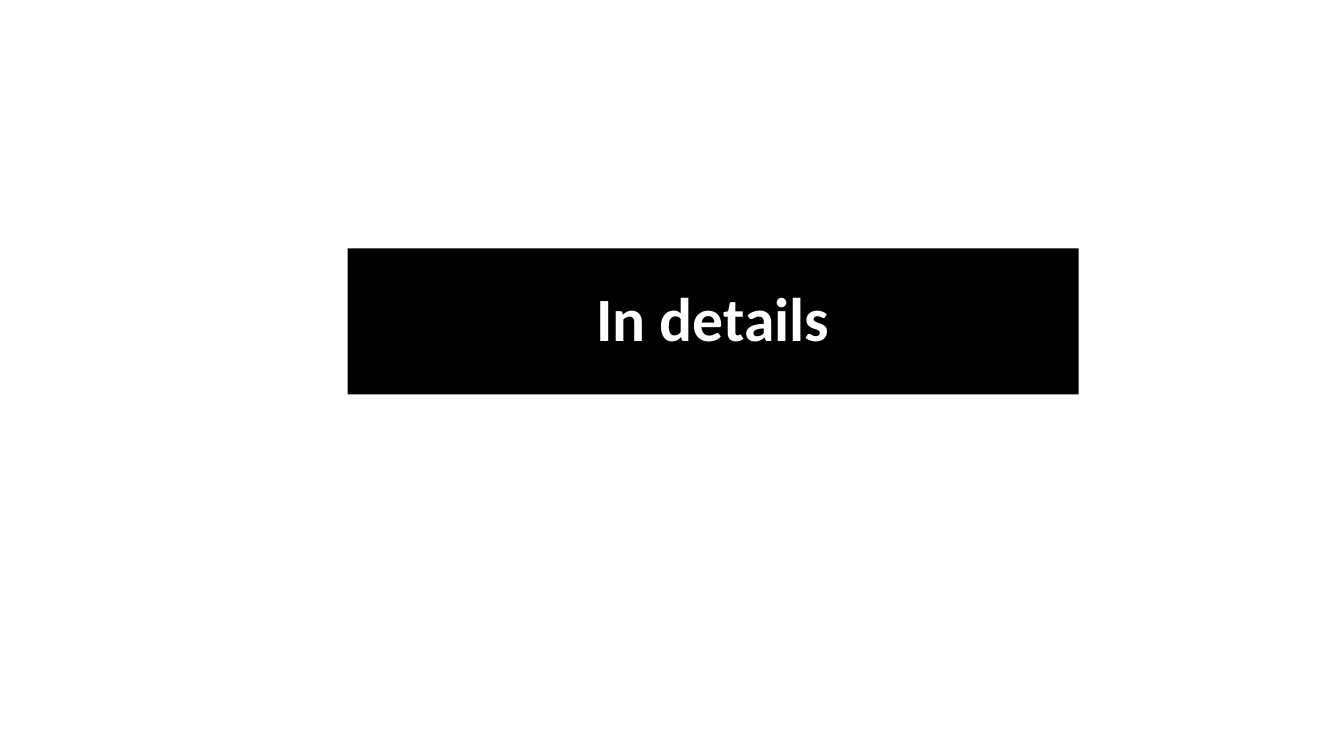
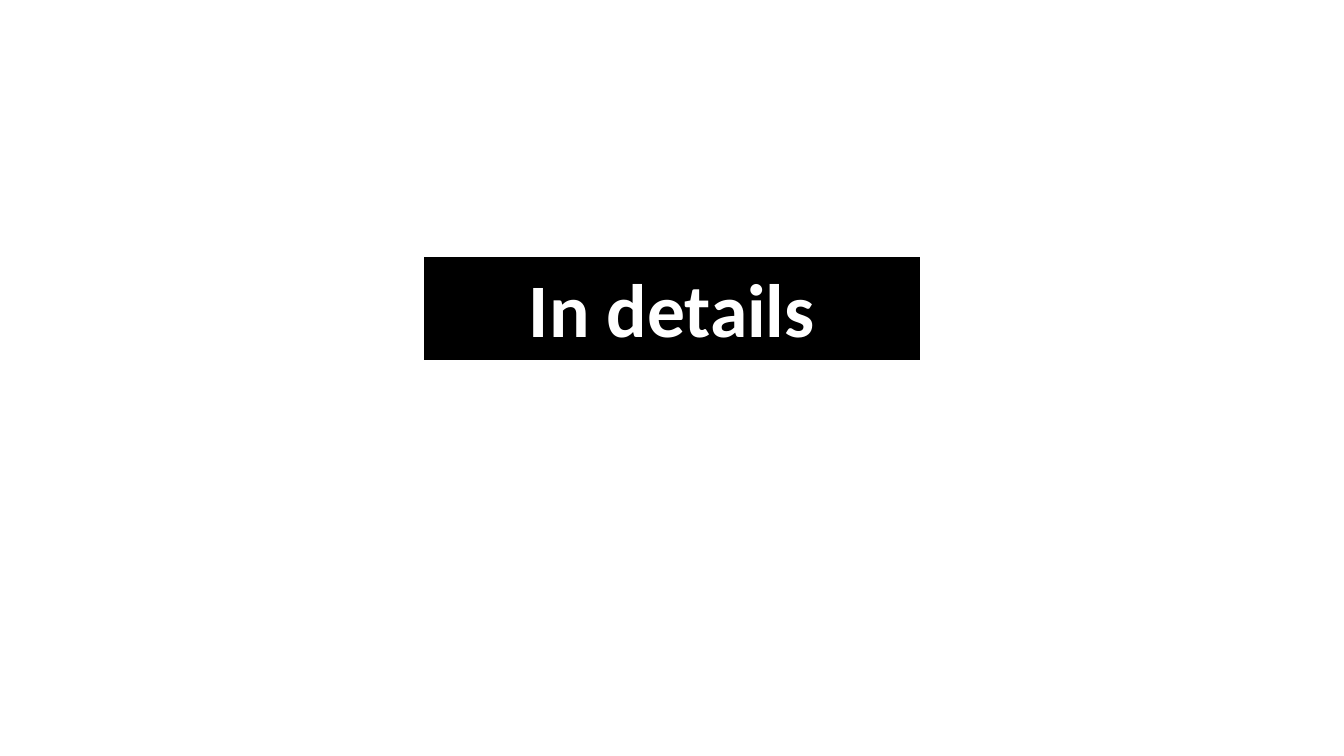
Before and after one commit to akotek/AOP, a slide deck: slide 6 of src/Final Project Presentation.pptx (slide 5 before the commit). Drawn at 1344x756 pixels with LibreOffice and Linux fonts; fonts in the diff are those of the drawing. Boxes give left, top, right and bottom in pixels: in the first picture for what was removed or moved away, otherwise in the second. Text is boxed around its words. In the diff, an @@ line names an element or a change of style, - is before the commit and + after.

```diff
--- a/src/Final Project Presentation.pptx
+++ b/src/Final Project Presentation.pptx
@@ rectangle "In details": place and size @@
-rectangle "In details" at (348,248,1079,394)
+rectangle "In details" at (424,257,921,359)
@@ rectangle "In details" at (424,257,921,359): size 44 to 54 pt; line spacing 0.9 to 1; vertical alignment middle to top; title to rectangle; outline none to #000000 0.75 pt @@
```
Also in this commit, not shown: 8 other slides changed, 10 slides added, 1 slide removed, 17 other files.
